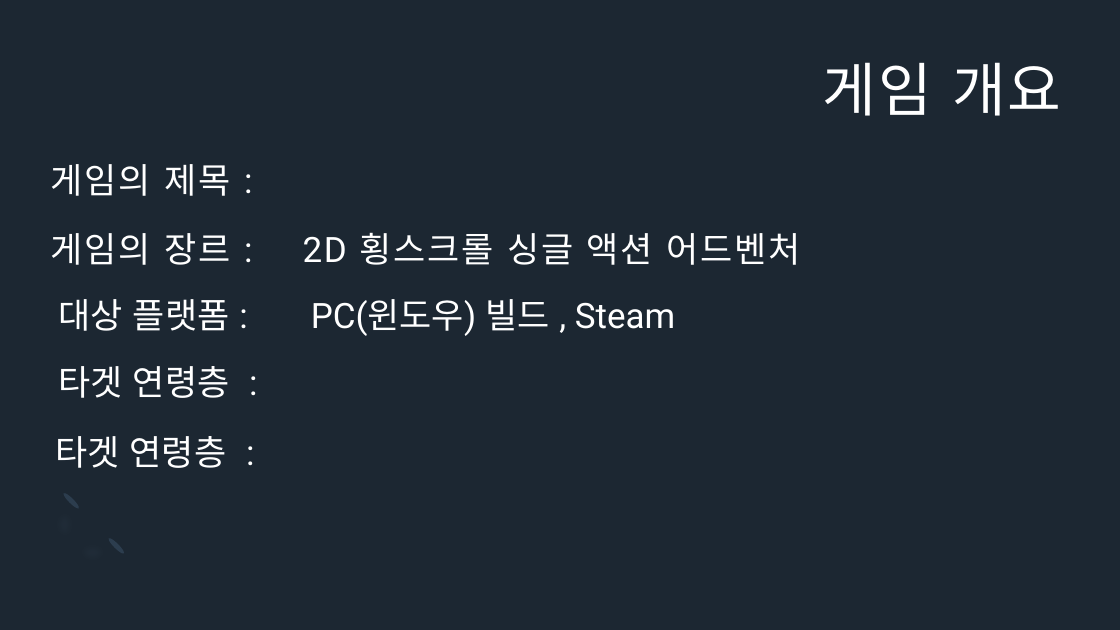
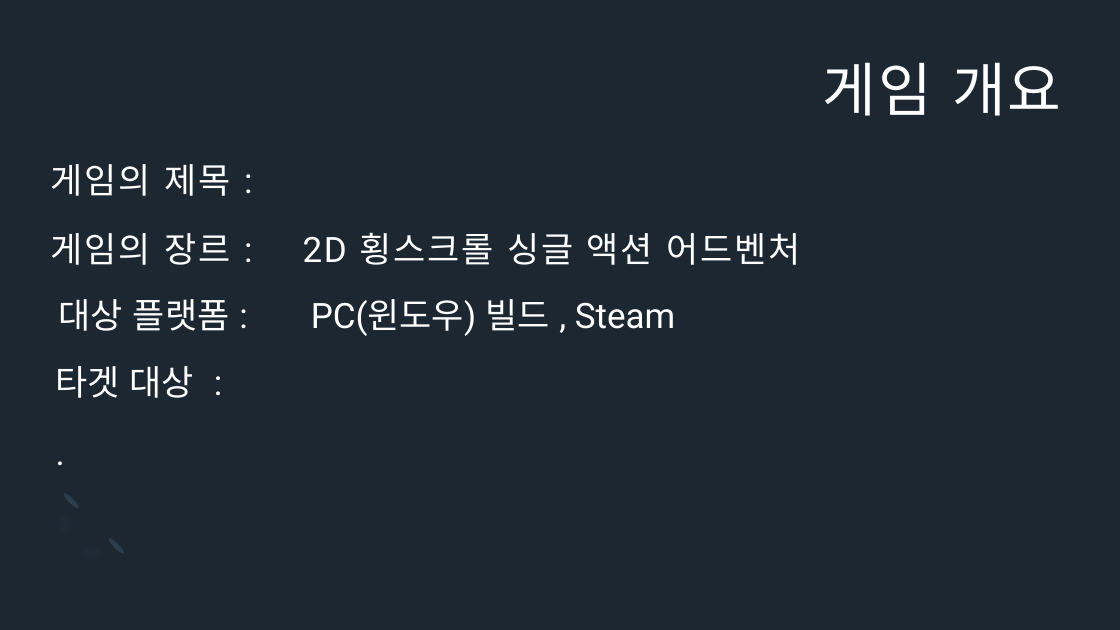
Before and after one commit to Icloy/2D_Roguelike, a slide deck: slide 3 of 기획서.pptx. Drawn at 1120x630 pixels with LibreOffice and Linux fonts; fonts in the diff are those of the drawing. Boxes give left, top, right and bottom in pixels: in the first picture for what was removed or moved away, otherwise in the second. Text is boxed around its words. In the diff, an @@ line names an element or a change of style, - is before the commit and + after.

```diff
--- a/기획서.pptx
+++ b/기획서.pptx
@@ text at box(56, 366, 194, 398): text changed @@
-타겟 연령층 :
+타겟 대상 :
@@ text at box(56, 436, 227, 468): text changed @@
-타겟 연령층 :
+.
```
Also in this commit, not shown: 4 other slides changed, 6 slides added, 1 other file.
